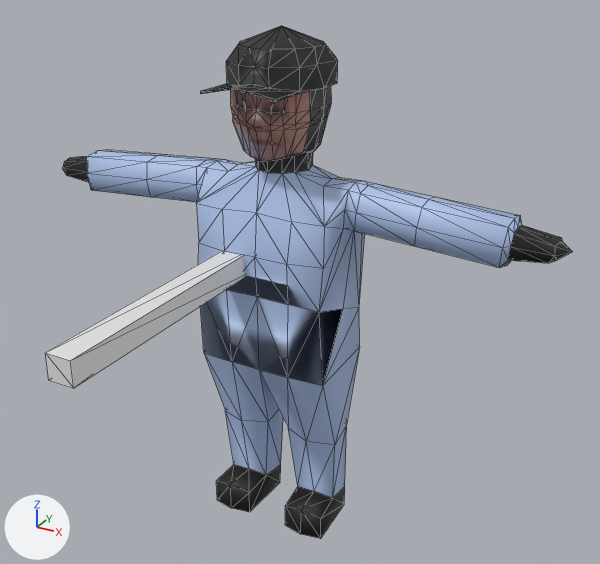
Renders of the glTF model 3D/player.glb from each side of a commit.
Both versions are drawn from a camera (50 mm lens) standing at (2.0, -3.46, 3.14) and looking at (0.28, -0.34, 1.58). The lights are fixed; the arrows at lower left show +X, +Y and +Z. Mesh edges are drawn as thin lines. Where no turn or scale is listed for an object, it has been applied to the vertices. Vertices at the same position are counted once.
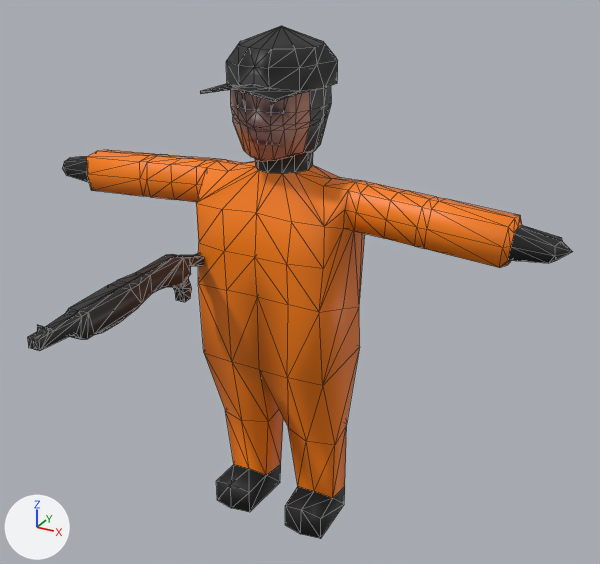
Pixel boxes [x1, y1, x2, y2] of what changed, in the pictures (600 x 564 px):
'Shotgun', deleted
    before: [45, 251, 245, 388]
'spas121.001', added
    after: [27, 253, 204, 351]
part 1 of me_cube_001, built on
    both: [86, 150, 520, 386]
part 2 of me_cube_001, recoloured (blue to orange)
    both: [196, 159, 522, 499]

Patch to the scene script:
```diff
--- a/3D/player.glb.py
+++ b/3D/player.glb.py
@@ mat_clothes_mom_001 @@
+mat_clothes_mom_001 = principled_material('Clothes_mom.001')
+mat_clothes_mom_001.base_color = (1.0, 0.216, 0.0)  # orange #ff8000
@@ mat_spas121_001 @@
+mat_spas121_001 = principled_material('spas121.001')
+mat_spas121_001.base_color = (0.0196, 0.0196, 0.0196)  # black #262626
@@ me_cube_001 @@
 # used by ob_cube_001; location = (0.0, -0.336, 0.0)
-me_cube_001.from_pydata(...)  # 290 vertices, 568 faces; spans x -1.43..1.43, y 0.06..0.6, z 0.0..2.52
+me_cube_001.from_pydata(...)  # 322 vertices, 632 faces; spans x -1.43..1.43, y 0.06..0.6, z 0.0..2.52
+# me_cube_001 part 1
+# 74 faces are deleted
+# 32 vertices are added at x -0.82..0.82, y 0.21..0.45, z 1.75..1.98
+# 138 new faces join them, mat_clothes_mom_001 (orange #ff8000)
+# me_cube_001 part 2: 234 faces spanning x -1.19..1.19, y 0.06..0.6, z 0.12..2.02 switch from mat_clothes_mom (blue #b1c6ed) to mat_clothes_mom_001 (orange #ff8000)
 me_cube_001.materials.append(mat_details_001)
@@ me_spas121_001 @@
+me_spas121_001.from_pydata(...)  # 165 vertices, 390 faces; spans x -0.064..0.113, y -1.02..0.417, z -0.104..0.206
+me_spas121_001.materials.append(mat_spas121_001)  # black #262626
@@ ob_shotgun @@
-ob_shotgun = bpy.data.objects.new('Shotgun', me_cube)
-ob_shotgun.location = (-0.133, -0.447, 1.566)
@@ ob_spas121_001 @@
+ob_spas121_001 = bpy.data.objects.new('spas121.001', me_spas121_001)
+ob_spas121_001.location = (-0.33, -0.47, 1.498)
```
